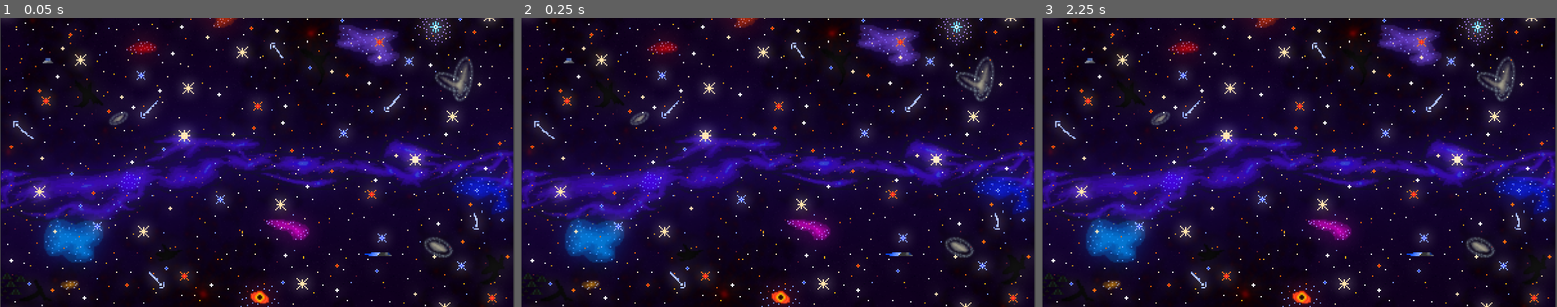
Above: before the commit, frames 1-3 (left to right).
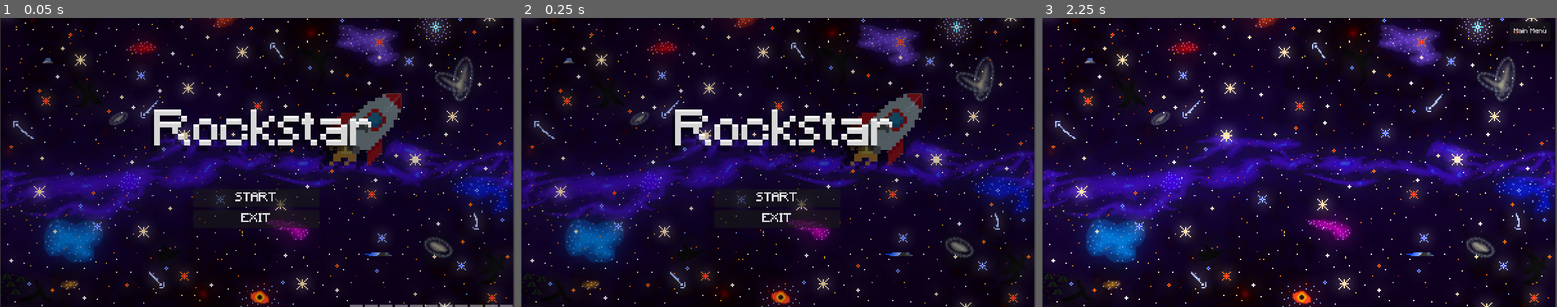
Above: after the commit, the same moments.

Repository: Rafael-VP/Rockstar
Game: Godot game, scene res://scenes/main_menu.tscn
The game is run twice, just before and just after one commit, with the same random seed, the same clock (stepped at 60 frames per second) and the same inputs. Before the commit the project starts from res://scenes/song_selection.tscn. Sound files missing from this copy of the repository are replaced by a short silence.
Inputs (mouse positions are in pixels of both pictures, inside the frame that each line leads up to):
- Up to frame 1 (0.05 s): no input
- Up to frame 2 (0.25 s): no input
- Up to frame 3 (2.25 s): click (1299, 197) at 0.5 s, where only the run after the commit has a clickable "START"; click (1531, 32) at 1.25 s, where only the run after the commit has a clickable "Main Menu"; click (1299, 197) at 2 s, where only the run after the commit has a clickable "START"

The runs differ from the first frame. In frame 1, 16% of the frame differs, in the area x 0-100%, y 0-100%; in frame 2, 16%; in frame 3, less than 0.1%.

Commit message:
Added main menu, audio visualizer and scene interactions

Diff:
--- /dev/null
+++ b/default_bus_layout.tres
@@ -0,0 +1,14 @@
+[gd_resource type="AudioBusLayout" load_steps=2 format=3 uid="uid://dxmuyl245m0dj"]
+
+[sub_resource type="AudioEffectSpectrumAnalyzer" id="AudioEffectSpectrumAnalyzer_ypl7k"]
+resource_name = "SpectrumAnalyzer"
+
+[resource]
+bus/1/name = &"Music"
+bus/1/solo = false
+bus/1/mute = false
+bus/1/bypass_fx = false
+bus/1/volume_db = 0.0
+bus/1/send = &"Master"
+bus/1/effect/0/effect = SubResource("AudioEffectSpectrumAnalyzer_ypl7k")
+bus/1/effect/0/enabled = true
--- a/project.godot
+++ b/project.godot
@@ -11,7 +11,7 @@
 [application]
 
 config/name="rhythm"
-run/main_scene="res://scenes/song_selection.tscn"
+run/main_scene="res://scenes/main_menu.tscn"
 config/features=PackedStringArray("4.3", "GL Compatibility")
 config/icon="res://icon.svg"
 
--- a/scenes/game.tscn
+++ b/scenes/game.tscn
@@ -14,11 +14,12 @@
 [ext_resource type="Shader" path="res://scenes/pause_menu.gdshader" id="12_eor2t"]
 [ext_resource type="Texture2D" uid="uid://br2xxprnn5o6u" path="res://assets/healthbar.png" id="13_yp4h4"]
 [ext_resource type="Script" path="res://scripts/health_bar.gd" id="14_jte2l"]
-
-[sub_resource type="Gradient" id="Gradient_gnwmo"]
+[ext_resource type="Script" path="res://scripts/visualizer.gd" id="15_3hdxe"]
+
+[sub_resource type="Gradient" id="Gradient_64wx8"]
 
 [sub_resource type="GradientTexture2D" id="GradientTexture2D_u068m"]
-gradient = SubResource("Gradient_gnwmo")
+gradient = SubResource("Gradient_64wx8")
 fill_to = Vector2(0, 0)
 
 [sub_resource type="ShaderMaterial" id="ShaderMaterial_mmldm"]
@@ -29,6 +30,7 @@
 script = ExtResource("1_xf05p")
 
 [node name="AudioStreamPlayer" type="AudioStreamPlayer" parent="."]
+bus = &"Music"
 script = ExtResource("1_wohga")
 
 [node name="BeatmapFileDialog" type="FileDialog" parent="."]
@@ -51,21 +53,21 @@
 texture = ExtResource("2_opowj")
 
 [node name="StageBorderRight" type="Sprite2D" parent="Background"]
-position = Vector2(394.208, -59.0068)
+position = Vector2(446.335, -48.8688)
 rotation = 1.5708
 scale = Vector2(5.44803, 1.62896)
 texture = ExtResource("3_7r17o")
 
 [node name="StageBorderLeft" type="Sprite2D" parent="Background"]
-position = Vector2(-387.692, -60.7346)
+position = Vector2(-439.819, -61.9004)
 rotation = 1.5708
 scale = Vector2(5.45977, 1.62896)
 texture = ExtResource("3_7r17o")
 
 [node name="ForegroundNotes" type="Sprite2D" parent="Background"]
 modulate = Color(0, 0, 0, 0.396078)
-position = Vector2(2.44342, -29.3213)
-scale = Vector2(12.1917, 17.4859)
+position = Vector2(3.66578, -35.8371)
+scale = Vector2(13.8334, 17.4859)
 texture = SubResource("GradientTexture2D_u068m")
 
 [node name="ForegroundAll" type="Sprite2D" parent="Background"]
@@ -75,22 +77,22 @@
 texture = SubResource("GradientTexture2D_u068m")
 
 [node name="Column0" parent="." instance=ExtResource("4_dtnvj")]
-position = Vector2(392, 570)
+position = Vector2(368, 560)
 scale = Vector2(0.75, 0.75)
 key_action = "key0"
 
 [node name="Column1" parent="." instance=ExtResource("4_dtnvj")]
-position = Vector2(504, 570)
+position = Vector2(496, 560)
 scale = Vector2(0.75, 0.75)
 key_action = "key1"
 
 [node name="Column2" parent="." instance=ExtResource("4_dtnvj")]
-position = Vector2(616, 570)
+position = Vector2(624, 560)
 scale = Vector2(0.75, 0.75)
 key_action = "key2"
 
 [node name="Column3" parent="." instance=ExtResource("4_dtnvj")]
-position = Vector2(728, 570)
+position = Vector2(752, 560)
 scale = Vector2(0.75, 0.75)
 key_action = "key3"
 
@@ -146,14 +148,31 @@
 [node name="QuitButton" type="Button" parent="PauseMenu"]
 custom_minimum_size = Vector2(50, 0)
 layout_mode = 2
-offset_left = 435.0
-offset_top = 300.0
-offset_right = 685.0
-offset_bottom = 360.0
+offset_left = 440.0
+offset_top = 368.0
+offset_right = 690.0
+offset_bottom = 428.0
 theme_override_fonts/font = ExtResource("10_71y55")
-text = "Sair"
+text = "Quit"
 icon_alignment = 1
 vertical_icon_alignment = 0
+
+[node name="MenuButton" type="Button" parent="PauseMenu"]
+layout_mode = 1
+anchors_preset = -1
+anchor_left = -0.025
+anchor_top = 0.925
+anchor_right = -0.025
+anchor_bottom = 0.925
+offset_left = 441.0
+offset_top = 259.0
+offset_right = 691.0
+offset_bottom = 319.0
+theme_override_fonts/font = ExtResource("10_71y55")
+text = "Menu
+"
+icon_alignment = 1
+vertical_icon_alignment = 2
 
 [node name="ContinueButton" type="Button" parent="PauseMenu"]
 layout_mode = 2
@@ -161,28 +180,248 @@
 anchor_top = 0.925
 anchor_right = -0.025
 anchor_bottom = 0.925
-offset_left = 436.0
-offset_top = 193.0
-offset_right = 686.0
-offset_bottom = 253.0
+offset_left = 441.0
+offset_top = 187.0
+offset_right = 691.0
+offset_bottom = 247.0
 theme_override_fonts/font = ExtResource("10_71y55")
-text = "Continuar
-"
+text = "Continue"
 icon_alignment = 1
 vertical_icon_alignment = 2
 
 [node name="HealthBar" type="TextureProgressBar" parent="."]
-offset_left = 815.0
-offset_top = 635.0
-offset_right = 1480.0
-offset_bottom = 653.0
+offset_left = 840.0
+offset_top = 632.0
+offset_right = 1505.0
+offset_bottom = 650.0
 rotation = -1.5708
 scale = Vector2(0.61, 0.61)
 value = 100.0
 texture_progress = ExtResource("13_yp4h4")
 script = ExtResource("14_jte2l")
 
+[node name="Visualizer" type="Control" parent="."]
+layout_mode = 3
+anchors_preset = 0
+script = ExtResource("15_3hdxe")
+
+[node name="Left" type="Control" parent="Visualizer"]
+anchors_preset = 0
+offset_right = 40.0
+offset_bottom = 40.0
+
+[node name="ColorRect" type="ColorRect" parent="Visualizer/Left"]
+self_modulate = Color(1, 1, 1, 0.435294)
+layout_mode = 0
+offset_left = 24.0
+offset_top = 632.0
+offset_right = 40.0
+offset_bottom = 640.0
+rotation = 3.14159
+
+[node name="ColorRect2" type="ColorRect" parent="Visualizer/Left"]
+self_modulate = Color(1, 1, 1, 0.435294)
+layout_mode = 0
+offset_left = 48.0
+offset_top = 632.0
+offset_right = 64.0
+offset_bottom = 640.0
+rotation = 3.14159
+
+[node name="ColorRect3" type="ColorRect" parent="Visualizer/Left"]
+self_modulate = Color(1, 1, 1, 0.435294)
+layout_mode = 0
+offset_left = 72.0
+offset_top = 632.0
+offset_right = 88.0
+offset_bottom = 640.0
+rotation = 3.14159
+
+[node name="ColorRect4" type="ColorRect" parent="Visualizer/Left"]
+self_modulate = Color(1, 1, 1, 0.435294)
+layout_mode = 0
+offset_left = 96.0
+offset_top = 632.0
+offset_right = 112.0
+offset_bottom = 640.0
+rotation = 3.14159
+
+[node name="ColorRect5" type="ColorRect" parent="Visualizer/Left"]
+self_modulate = Color(1, 1, 1, 0.435294)
+layout_mode = 0
+offset_left = 120.0
+offset_top = 632.0
+offset_right = 136.0
+offset_bottom = 640.0
+rotation = 3.14159
+
+[node name="ColorRect6" type="ColorRect" parent="Visualizer/Left"]
+self_modulate = Color(1, 1, 1, 0.435294)
+layout_mode = 0
+offset_left = 144.0
+offset_top = 632.0
+offset_right = 160.0
+offset_bottom = 640.0
+rotation = 3.14159
+
+[node name="ColorRect7" type="ColorRect" parent="Visualizer/Left"]
+self_modulate = Color(1, 1, 1, 0.435294)
+layout_mode = 0
+offset_left = 168.0
+offset_top = 632.0
+offset_right = 184.0
+offset_bottom = 640.0
+rotation = 3.14159
+
+[node name="ColorRect8" type="ColorRect" parent="Visualizer/Left"]
+self_modulate = Color(1, 1, 1, 0.435294)
+layout_mode = 0
+offset_left = 192.0
+offset_top = 632.0
+offset_right = 208.0
+offset_bottom = 640.0
+rotation = 3.14159
+
+[node name="ColorRect9" type="ColorRect" parent="Visualizer/Left"]
+self_modulate = Color(1, 1, 1, 0.435294)
+layout_mode = 0
+offset_left = 216.0
+offset_top = 632.0
+offset_right = 232.0
+offset_bottom = 640.0
+rotation = 3.14159
+
+[node name="ColorRect10" type="ColorRect" parent="Visualizer/Left"]
+self_modulate = Color(1, 1, 1, 0.435294)
+layout_mode = 0
+offset_left = 240.0
+offset_top = 632.0
+offset_right = 256.0
+offset_bottom = 640.0
+rotation = 3.14159
+
+[node name="ColorRect11" type="ColorRect" parent="Visualizer/Left"]
+self_modulate = Color(1, 1, 1, 0.435294)
+layout_mode = 0
+offset_left = 264.0
+offset_top = 632.0
+offset_right = 280.0
+offset_bottom = 640.0
+rotation = 3.14159
+
+[node name="Right" type="Control" parent="Visualizer"]
+layout_mode = 3
+anchors_preset = 0
+offset_left = 832.0
+offset_right = 872.0
+offset_bottom = 40.0
+
+[node name="ColorRect" type="ColorRect" parent="Visualizer/Right"]
+self_modulate = Color(1, 1, 1, 0.435294)
+layout_mode = 1
+anchors_preset = -1
+anchor_left = 7.0
+anchor_top = 0.5
+anchor_right = 7.0
+anchor_bottom = 0.5
+offset_left = -3.05176e-05
+offset_top = 612.0
+offset_right = 16.0
+offset_bottom = 620.0
+rotation = 3.14159
+
+[node name="ColorRect2" type="ColorRect" parent="Visualizer/Right"]
+self_modulate = Color(1, 1, 1, 0.435294)
+layout_mode = 0
+offset_left = 256.0
+offset_top = 632.0
+offset_right = 272.0
+offset_bottom = 640.0
+rotation = 3.14159
+
+[node name="ColorRect3" type="ColorRect" parent="Visualizer/Right"]
+self_modulate = Color(1, 1, 1, 0.435294)
+layout_mode = 0
+offset_left = 232.0
+offset_top = 632.0
+offset_right = 248.0
+offset_bottom = 640.0
+rotation = 3.14159
+
+[node name="ColorRect4" type="ColorRect" parent="Visualizer/Right"]
+self_modulate = Color(1, 1, 1, 0.435294)
+layout_mode = 0
+offset_left = 208.0
+offset_top = 632.0
+offset_right = 224.0
+offset_bottom = 640.0
+rotation = 3.14159
+
+[node name="ColorRect5" type="ColorRect" parent="Visualizer/Right"]
+self_modulate = Color(1, 1, 1, 0.435294)
+layout_mode = 0
+offset_left = 184.0
+offset_top = 632.0
+offset_right = 200.0
+offset_bottom = 640.0
+rotation = 3.14159
+
+[node name="ColorRect6" type="ColorRect" parent="Visualizer/Right"]
+self_modulate = Color(1, 1, 1, 0.435294)
+layout_mode = 0
+offset_left = 160.0
+offset_top = 632.0
+offset_right = 176.0
+offset_bottom = 640.0
+rotation = 3.14159
+
+[node name="ColorRect7" type="ColorRect" parent="Visualizer/Right"]
+self_modulate = Color(1, 1, 1, 0.435294)
+layout_mode = 0
+offset_left = 136.0
+offset_top = 632.0
+offset_right = 152.0
+offset_bottom = 640.0
+rotation = 3.14159
+
+[node name="ColorRect8" type="ColorRect" parent="Visualizer/Right"]
+self_modulate = Color(1, 1, 1, 0.435294)
+layout_mode = 0
+offset_left = 112.0
+offset_top = 632.0
+offset_right = 128.0
+offset_bottom = 640.0
+rotation = 3.14159
+
+[node name="ColorRect9" type="ColorRect" parent="Visualizer/Right"]
+self_modulate = Color(1, 1, 1, 0.435294)
+layout_mode = 0
+offset_left = 88.0
+offset_top = 632.0
+offset_right = 104.0
+offset_bottom = 640.0
+rotation = 3.14159
+
+[node name="ColorRect10" type="ColorRect" parent="Visualizer/Right"]
+self_modulate = Color(1, 1, 1, 0.435294)
+layout_mode = 0
+offset_left = 64.0
+offset_top = 632.0
+offset_right = 80.0
+offset_bottom = 640.0
+rotation = 3.14159
+
+[node name="ColorRect11" type="ColorRect" parent="Visualizer/Right"]
+self_modulate = Color(1, 1, 1, 0.435294)
+layout_mode = 0
+offset_left = 40.0
+offset_top = 632.0
+offset_right = 56.0
+offset_bottom = 640.0
+rotation = 3.14159
+
 [connection signal="finished" from="AudioStreamPlayer" to="." method="_on_audio_stream_player_finished"]
 [connection signal="file_selected" from="BeatmapFileDialog" to="." method="_on_beatmap_file_dialog_file_selected"]
 [connection signal="pressed" from="PauseMenu/QuitButton" to="PauseMenu" method="_on_quit_button_pressed"]
+[connection signal="pressed" from="PauseMenu/MenuButton" to="PauseMenu" method="_on_menu_button_pressed"]
 [connection signal="pressed" from="PauseMenu/ContinueButton" to="PauseMenu" method="_on_continue_button_pressed"]
--- /dev/null
+++ b/scenes/main_menu.tscn
@@ -0,0 +1,352 @@
+[gd_scene load_steps=9 format=3 uid="uid://6y107mb375ws"]
+
+[ext_resource type="Script" path="res://scripts/main_menu.gd" id="1_d6n3a"]
+[ext_resource type="AudioStream" uid="uid://dry3h0nwnuvex" path="res://theme.mp3" id="2_jrpgs"]
+[ext_resource type="Texture2D" uid="uid://dlpy0n7vfcvls" path="res://assets/background.png" id="3_2fsiw"]
+[ext_resource type="FontFile" uid="uid://b0jcaf3n28a2n" path="res://assets/Minecraft.ttf" id="4_riu0k"]
+[ext_resource type="Texture2D" uid="uid://df3cyrpypl1hc" path="res://assets/rocket.png" id="5_364q0"]
+[ext_resource type="Script" path="res://scripts/visualizer.gd" id="5_fuwdb"]
+
+[sub_resource type="Gradient" id="Gradient_gnwmo"]
+
+[sub_resource type="GradientTexture2D" id="GradientTexture2D_jhjqr"]
+gradient = SubResource("Gradient_gnwmo")
+fill_to = Vector2(0, 0)
+
+[node name="MainMenu" type="Control"]
+layout_mode = 3
+anchors_preset = 0
+script = ExtResource("1_d6n3a")
+
+[node name="AudioStreamPlayer2D" type="AudioStreamPlayer" parent="."]
+stream = ExtResource("2_jrpgs")
+autoplay = true
+bus = &"Music"
+parameters/looping = true
+
+[node name="Wallpaper" type="Sprite2D" parent="."]
+position = Vector2(958, 542)
+scale = Vector2(0.478025, 0.477611)
+texture = ExtResource("3_2fsiw")
+
+[node name="ForegroundAll" type="Sprite2D" parent="."]
+modulate = Color(0, 0, 0, 0.203922)
+position = Vector2(955.369, 540.249)
+scale = Vector2(29.8947, 18.6172)
+texture = SubResource("GradientTexture2D_jhjqr")
+
+[node name="VBoxContainer" type="VBoxContainer" parent="."]
+layout_mode = 0
+offset_left = 720.0
+offset_top = 544.0
+offset_right = 888.0
+offset_bottom = 664.0
+scale = Vector2(2.805, 2.805)
+alignment = 1
+
+[node name="Start" type="Button" parent="VBoxContainer"]
+layout_mode = 2
+theme_override_fonts/font = ExtResource("4_riu0k")
+text = "START"
+
+[node name="Exit" type="Button" parent="VBoxContainer"]
+layout_mode = 2
+theme_override_fonts/font = ExtResource("4_riu0k")
+text = "EXIT"
+
+[node name="RocketShadow" type="Sprite2D" parent="."]
+modulate = Color(0, 0, 0, 1)
+self_modulate = Color(1, 1, 1, 0.54902)
+position = Vector2(1319.57, 432.582)
+scale = Vector2(0.835205, 0.835205)
+texture = ExtResource("5_364q0")
+
+[node name="Rocket" type="Sprite2D" parent="."]
+modulate = Color(0.466181, 0.466181, 0.466181, 1)
+self_modulate = Color(1, 1, 1, 0.843137)
+position = Vector2(1359.57, 416.582)
+scale = Vector2(0.838505, 0.838505)
+texture = ExtResource("5_364q0")
+
+[node name="TitleShadow" type="Label" parent="."]
+layout_mode = 1
+anchors_preset = 8
+anchor_left = 0.5
+anchor_top = 0.5
+anchor_right = 0.5
+anchor_bottom = 0.5
+offset_left = 384.0
+offset_top = 352.0
+offset_right = 1562.0
+offset_bottom = 552.0
+grow_horizontal = 2
+grow_vertical = 2
+theme_override_colors/font_color = Color(0, 0, 0, 0.486275)
+theme_override_fonts/font = ExtResource("4_riu0k")
+theme_override_font_sizes/font_size = 180
+text = "Rockstar
+"
+horizontal_alignment = 1
+vertical_alignment = 1
+
+[node name="Title" type="Label" parent="."]
+layout_mode = 1
+anchors_preset = 8
+anchor_left = 0.5
+anchor_top = 0.5
+anchor_right = 0.5
+anchor_bottom = 0.5
+offset_left = 400.0
+offset_top = 336.0
+offset_right = 1570.0
+offset_bottom = 528.0
+grow_horizontal = 2
+grow_vertical = 2
+theme_override_fonts/font = ExtResource("4_riu0k")
+theme_override_font_sizes/font_size = 180
+text = "Rockstar"
+horizontal_alignment = 1
+vertical_alignment = 1
+
+[node name="TitleDepth" type="Label" parent="."]
+layout_mode = 1
+anchors_preset = 8
+anchor_left = 0.5
+anchor_top = 0.5
+anchor_right = 0.5
+anchor_bottom = 0.5
+offset_left = 25.0
+offset_top = 344.0
+offset_right = 1945.0
+offset_bottom = 536.0
+grow_horizontal = 2
+grow_vertical = 2
+theme_override_colors/font_color = Color(0, 0, 0, 0.156863)
+theme_override_fonts/font = ExtResource("4_riu0k")
+theme_override_font_sizes/font_size = 180
+text = "Rockstar"
+horizontal_alignment = 1
+vertical_alignment = 1
+
+[node name="Visualizer" type="Control" parent="."]
+layout_mode = 3
+anchors_preset = 0
+script = ExtResource("5_fuwdb")
+
+[node name="Left" type="Control" parent="Visualizer"]
+anchors_preset = 0
+offset_right = 40.0
+offset_bottom = 40.0
+
+[node name="ColorRect" type="ColorRect" parent="Visualizer/Left"]
+self_modulate = Color(1, 1, 1, 0.435294)
+layout_mode = 0
+offset_left = 48.0
+offset_top = 1080.0
+offset_right = 96.0
+offset_bottom = 1088.0
+rotation = 3.14159
+
+[node name="ColorRect2" type="ColorRect" parent="Visualizer/Left"]
+self_modulate = Color(1, 1, 1, 0.435294)
+layout_mode = 0
+offset_left = 104.0
+offset_top = 1080.0
+offset_right = 152.0
+offset_bottom = 1088.0
+rotation = 3.14159
+
+[node name="ColorRect3" type="ColorRect" parent="Visualizer/Left"]
+self_modulate = Color(1, 1, 1, 0.435294)
+layout_mode = 0
+offset_left = 160.0
+offset_top = 1080.0
+offset_right = 208.0
+offset_bottom = 1088.0
+rotation = 3.14159
+
+[node name="ColorRect4" type="ColorRect" parent="Visualizer/Left"]
+self_modulate = Color(1, 1, 1, 0.435294)
+layout_mode = 0
+offset_left = 216.0
+offset_top = 1080.0
+offset_right = 264.0
+offset_bottom = 1088.0
+rotation = 3.14159
+
+[node name="ColorRect5" type="ColorRect" parent="Visualizer/Left"]
+self_modulate = Color(1, 1, 1, 0.435294)
+layout_mode = 0
+offset_left = 272.0
+offset_top = 1080.0
+offset_right = 320.0
+offset_bottom = 1088.0
+rotation = 3.14159
+
+[node name="ColorRect6" type="ColorRect" parent="Visualizer/Left"]
+self_modulate = Color(1, 1, 1, 0.435294)
+layout_mode = 0
+offset_left = 328.0
+offset_top = 1080.0
+offset_right = 376.0
+offset_bottom = 1088.0
+rotation = 3.14159
+
+[node name="ColorRect7" type="ColorRect" parent="Visualizer/Left"]
+self_modulate = Color(1, 1, 1, 0.435294)
+layout_mode = 0
+offset_left = 384.0
+offset_top = 1080.0
+offset_right = 432.0
+offset_bottom = 1088.0
+rotation = 3.14159
+
+[node name="ColorRect8" type="ColorRect" parent="Visualizer/Left"]
+self_modulate = Color(1, 1, 1, 0.435294)
+layout_mode = 0
+offset_left = 440.0
+offset_top = 1080.0
+offset_right = 488.0
+offset_bottom = 1088.0
+rotation = 3.14159
+
+[node name="ColorRect9" type="ColorRect" parent="Visualizer/Left"]
+self_modulate = Color(1, 1, 1, 0.435294)
+layout_mode = 0
+offset_left = 496.0
+offset_top = 1080.0
+offset_right = 544.0
+offset_bottom = 1088.0
+rotation = 3.14159
+
+[node name="ColorRect10" type="ColorRect" parent="Visualizer/Left"]
+self_modulate = Color(1, 1, 1, 0.435294)
+layout_mode = 0
+offset_left = 552.0
+offset_top = 1080.0
+offset_right = 600.0
+offset_bottom = 1088.0
+rotation = 3.14159
+
+[node name="ColorRect11" type="ColorRect" parent="Visualizer/Left"]
+self_modulate = Color(1, 1, 1, 0.435294)
+layout_mode = 0
+offset_left = 608.0
+offset_top = 1080.0
+offset_right = 656.0
+offset_bottom = 1088.0
+rotation = 3.14159
+
+[node name="Right" type="Control" parent="Visualizer"]
+layout_mode = 3
+anchors_preset = 0
+offset_left = 832.0
+offset_right = 872.0
+offset_bottom = 40.0
+
+[node name="ColorRect" type="ColorRect" parent="Visualizer/Right"]
+self_modulate = Color(1, 1, 1, 0.435294)
+layout_mode = 1
+anchors_preset = -1
+anchor_left = 7.0
+anchor_top = 0.5
+anchor_right = 7.0
+anchor_bottom = 0.5
+offset_left = 800.0
+offset_top = 1060.0
+offset_right = 848.0
+offset_bottom = 1068.0
+rotation = 3.14159
+
+[node name="ColorRect2" type="ColorRect" parent="Visualizer/Right"]
+self_modulate = Color(1, 1, 1, 0.435294)
+layout_mode = 0
+offset_left = 1024.0
+offset_top = 1080.0
+offset_right = 1072.0
+offset_bottom = 1088.0
+rotation = 3.14159
+
+[node name="ColorRect3" type="ColorRect" parent="Visualizer/Right"]
+self_modulate = Color(1, 1, 1, 0.435294)
+layout_mode = 0
+offset_left = 968.0
+offset_top = 1080.0
+offset_right = 1016.0
+offset_bottom = 1088.0
+rotation = 3.14159
+
+[node name="ColorRect4" type="ColorRect" parent="Visualizer/Right"]
+self_modulate = Color(1, 1, 1, 0.435294)
+layout_mode = 0
+offset_left = 912.0
+offset_top = 1080.0
+offset_right = 960.0
+offset_bottom = 1088.0
+rotation = 3.14159
+
+[node name="ColorRect5" type="ColorRect" parent="Visualizer/Right"]
+self_modulate = Color(1, 1, 1, 0.435294)
+layout_mode = 0
+offset_left = 856.0
+offset_top = 1080.0
+offset_right = 904.0
+offset_bottom = 1088.0
+rotation = 3.14159
+
+[node name="ColorRect6" type="ColorRect" parent="Visualizer/Right"]
+self_modulate = Color(1, 1, 1, 0.435294)
+layout_mode = 0
+offset_left = 800.0
+offset_top = 1080.0
+offset_right = 848.0
+offset_bottom = 1088.0
+rotation = 3.14159
+
+[node name="ColorRect7" type="ColorRect" parent="Visualizer/Right"]
+self_modulate = Color(1, 1, 1, 0.435294)
+layout_mode = 0
+offset_left = 744.0
+offset_top = 1080.0
+offset_right = 792.0
+offset_bottom = 1088.0
+rotation = 3.14159
+
+[node name="ColorRect8" type="ColorRect" parent="Visualizer/Right"]
+self_modulate = Color(1, 1, 1, 0.435294)
+layout_mode = 0
+offset_left = 688.0
+offset_top = 1080.0
+offset_right = 736.0
+offset_bottom = 1088.0
+rotation = 3.14159
+
+[node name="ColorRect9" type="ColorRect" parent="Visualizer/Right"]
+self_modulate = Color(1, 1, 1, 0.435294)
+layout_mode = 0
+offset_left = 632.0
+offset_top = 1080.0
+offset_right = 680.0
+offset_bottom = 1088.0
+rotation = 3.14159
+
+[node name="ColorRect10" type="ColorRect" parent="Visualizer/Right"]
+self_modulate = Color(1, 1, 1, 0.435294)
+layout_mode = 0
+offset_left = 576.0
+offset_top = 1080.0
+offset_right = 624.0
+offset_bottom = 1088.0
+rotation = 3.14159
+
+[node name="ColorRect11" type="ColorRect" parent="Visualizer/Right"]
+self_modulate = Color(1, 1, 1, 0.435294)
+layout_mode = 0
+offset_left = 520.0
+offset_top = 1080.0
+offset_right = 568.0
+offset_bottom = 1088.0
+rotation = 3.14159
+
+[connection signal="pressed" from="VBoxContainer/Start" to="." method="_on_start_pressed"]
+[connection signal="pressed" from="VBoxContainer/Exit" to="." method="_on_exit_pressed"]
--- a/scenes/song_selection.tscn
+++ b/scenes/song_selection.tscn
@@ -1,7 +1,8 @@
-[gd_scene load_steps=3 format=3 uid="uid://b65povn8b4vin"]
+[gd_scene load_steps=4 format=3 uid="uid://b65povn8b4vin"]
 
 [ext_resource type="Script" path="res://scripts/song_selection.gd" id="1_geaex"]
 [ext_resource type="Texture2D" uid="uid://dlpy0n7vfcvls" path="res://assets/background.png" id="2_nef0v"]
+[ext_resource type="FontFile" uid="uid://b0jcaf3n28a2n" path="res://assets/Minecraft.ttf" id="3_bpvh3"]
 
 [node name="SongSelection" type="Control"]
 custom_minimum_size = Vector2(5, 5)
@@ -18,9 +19,21 @@
 custom_minimum_size = Vector2(5, 5)
 layout_mode = 0
 offset_left = 12.0
-offset_top = 34.0
 offset_right = 872.0
 offset_bottom = 1076.0
 
 [node name="VBoxContainer" type="VBoxContainer" parent="ScrollContainer"]
 layout_mode = 2
+
+[node name="MenuButton" type="Button" parent="."]
+layout_mode = 0
+offset_left = 1744.0
+offset_top = 16.0
+offset_right = 1896.0
+offset_bottom = 87.0
+theme_override_fonts/font = ExtResource("3_bpvh3")
+theme_override_font_sizes/font_size = 25
+text = "Main Menu
+"
+
+[connection signal="pressed" from="MenuButton" to="." method="_on_menu_button_pressed"]
--- a/scripts/health_bar.gd
+++ b/scripts/health_bar.gd
@@ -17,3 +17,6 @@
 
 func update(amount: int):
 	value += amount
+
+	if value == 0:
+		get_tree().change_scene_to_file("res://scenes/song_selection.tscn")
--- /dev/null
+++ b/scripts/main_menu.gd
@@ -0,0 +1,19 @@
+extends Control
+
+
+# Called when the node enters the scene tree for the first time.
+func _ready() -> void:
+	pass # Replace with function body.
+
+
+# Called every frame. 'delta' is the elapsed time since the previous frame.
+func _process(delta: float) -> void:
+	pass
+
+
+func _on_start_pressed() -> void:
+	get_tree().change_scene_to_file("res://scenes/song_selection.tscn")
+
+
+func _on_exit_pressed() -> void:
+	get_tree().quit()
--- a/scripts/pause_menu.gd
+++ b/scripts/pause_menu.gd
@@ -26,3 +26,9 @@
 
 func _on_quit_button_pressed() -> void:
 	get_tree().quit()
+
+
+func _on_menu_button_pressed() -> void:
+	resume()
+	get_tree().change_scene_to_file("res://scenes/song_selection.tscn")
+	pass # Replace with function body.
--- a/scripts/song_selection.gd
+++ b/scripts/song_selection.gd
@@ -148,3 +148,7 @@
 	var beatmap_instance = beatmap_scene.instantiate()
 	beatmap_instance.initialize(audio_path, osu_path)
 	get_tree().current_scene.add_child(beatmap_instance)
+
+
+func _on_menu_button_pressed() -> void:
+	get_tree().change_scene_to_file("res://scenes/main_menu.tscn")
--- /dev/null
+++ b/scripts/visualizer.gd
@@ -0,0 +1,40 @@
+extends Control
+
+@onready var spectrum = AudioServer.get_bus_effect_instance(1,0)
+
+@onready var left = $Left.get_children()
+@onready var right = $Right.get_children()
+
+const VU_COUNT = 11
+const HEIGHT = 400
+const FREQ_MAX = 11050.0
+const MIN_DB = 60
+
+var height = 0
+
+# Called when the node enters the scene tree for the first time.
+func _ready():
+	left.reverse()
+	right.reverse()
+	height = 0
+	pass
+
+
+# Called every frame. 'delta' is the elapsed time since the previous frame.
+func _process(delta):
+
+	var prev_hz = 0
+	for i in range(1,VU_COUNT+1):
+		var hz = i * FREQ_MAX / VU_COUNT;
+		var f = spectrum.get_magnitude_for_frequency_range(prev_hz,hz)
+		var energy = clamp((MIN_DB + linear_to_db(f.length()))/MIN_DB,0,1)
+		height = energy * HEIGHT
+
+		prev_hz = hz
+
+		var leftRect = left[i - 1]
+		var rightRect = right[i -1]
+		var tween = get_tree().create_tween()
+
+		tween.tween_property(leftRect, "size", Vector2(leftRect.size.x, height), 0.05)
+		tween.tween_property(rightRect, "size", Vector2(rightRect.size.x, height), 0.05)
Binary file added: assets/rocket.png
Not shown, added: assets/rocket.png.import
Not shown: 1 places in scenes/game.tscn that only renumber resources
Not shown, added: theme.mp3.import
Not shown, added: theme.mp3
